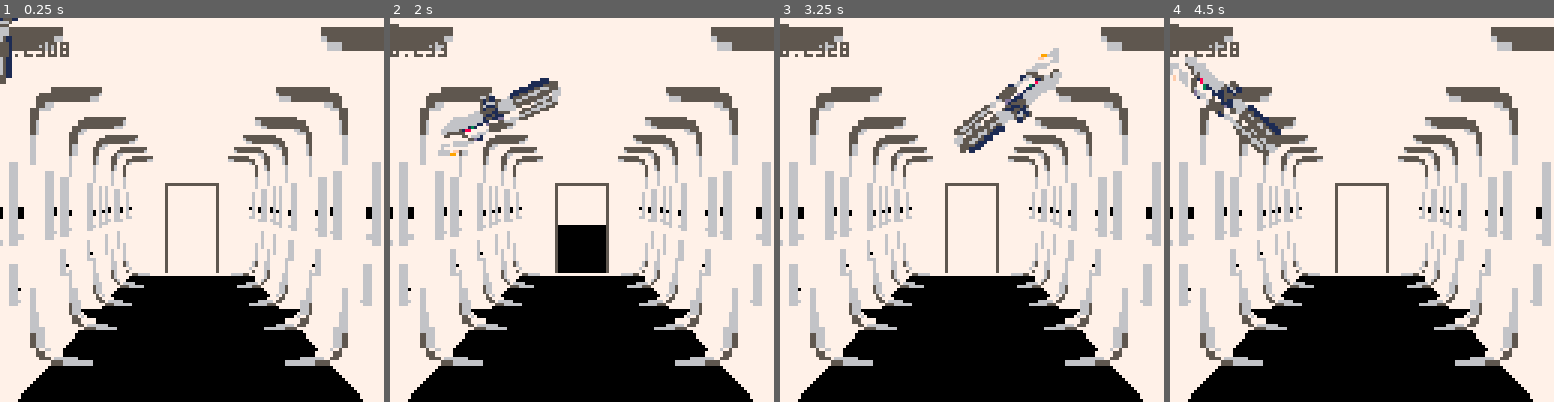
Above: before the commit, frames 1-4 (left to right).
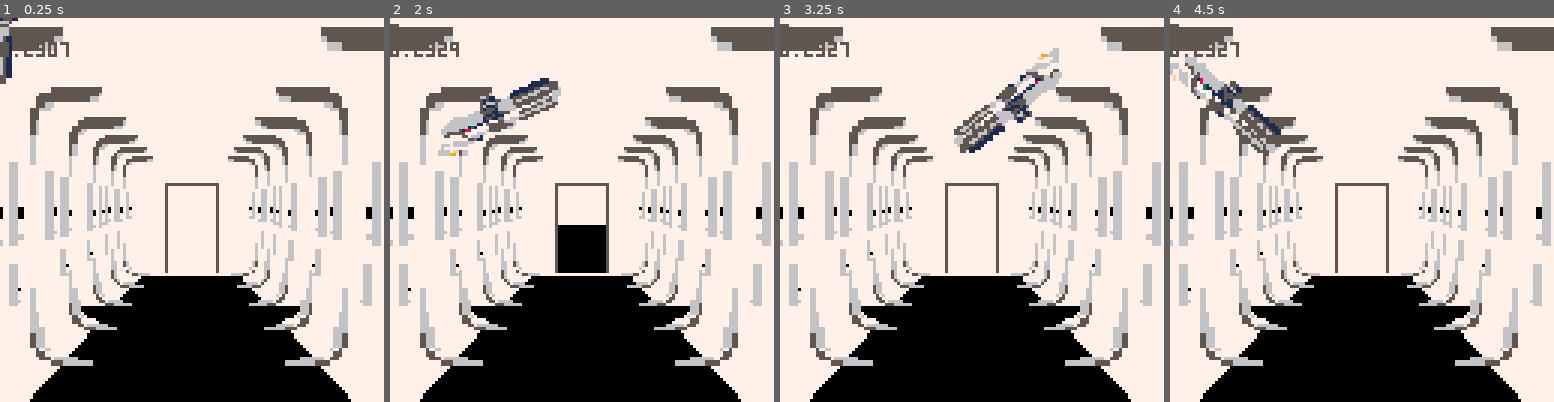
Above: after the commit, the same moments.

Repository: Chovin/Litghtsaber
Game: PICO-8 cartridge litghtsaber.p8
The game is run twice, just before and just after one commit, with the same random seed, the same clock (stepped at 60 frames per second) and the same inputs.
Inputs (mouse positions are in pixels of both pictures, inside the frame that each line leads up to):
- Up to frame 1 (0.25 s): no input
- Up to frame 2 (2 s): tap X (X key) at 0.33, 1.07, 1.85 s; click (670, 121) at 0.67 s; tap O (Z key) at 0.7, 1.7 s; click (436, 267) at 1.22 s; hold Right from 1.6 s (still down); click (497, 114) at 1.77 s
- Up to frame 3 (3.25 s): release Right at 2.1 s; tap O (Z key) at 2.1, 2.5, 2.9 s; hold Up 2.15-2.42 s; click (952, 259) at 2.32 s; hold Right 2.47-3.03 s; click (1014, 106) at 2.87 s; tap X (X key) at 2.97 s; hold Left from 3.08 s (still down)
- Up to frame 4 (4.5 s): tap O (Z key) at 3.3, 3.7, 4.1 s; click (1465, 256) at 3.42 s; release Left at 3.58 s; hold Down 3.63-3.97 s; click (1231, 102) at 3.97 s; hold Right from 4.02 s (still down); tap X (X key) at 4.08 s

The runs differ from the first frame. In frame 1, 1.4% of the frame differs, in the area x 4-95%, y 7-100%; in frame 2, 1.4%, in the area x 4-95%, y 6-100%; in frame 3, 1.4%; in frame 4, 1.4%.

Commit message:
more curved floor

Diff:
--- a/litghtsaber.p8
+++ b/litghtsaber.p8
@@ -145,14 +145,14 @@
  local sy = 40
  local sxr = 64+sx-16
  local syr = 64+sx-16
- for y=127-sy,140 do
-  rectfill(sx-(y-(127-sy))*.9+11,y-1,
-            127-(sx-(y-(127-sy))*.9+11),y-1,0)
+ for y=127-sy,140 do -- floor
+  rectfill(sx-(y-(127-sy))*.9+15,y-1,
+            127-(sx-(y-(127-sy))*.9+15),y-1,0)
  end
  local corx1 = 24
- local corx2 = 34
- rectfill(corx1,100,corx2,97,0) -- left corridoor
- rectfill(127-corx1,100,127-corx2,97,0) -- right corridoor
+ local corx2 = 38
+ rectfill(corx1,100,corx2,96,0) -- left corridoor
+ rectfill(127-corx1,100,127-corx2,96,0) -- right corridoor
  pal(3,0)
 
  doorw = 17
